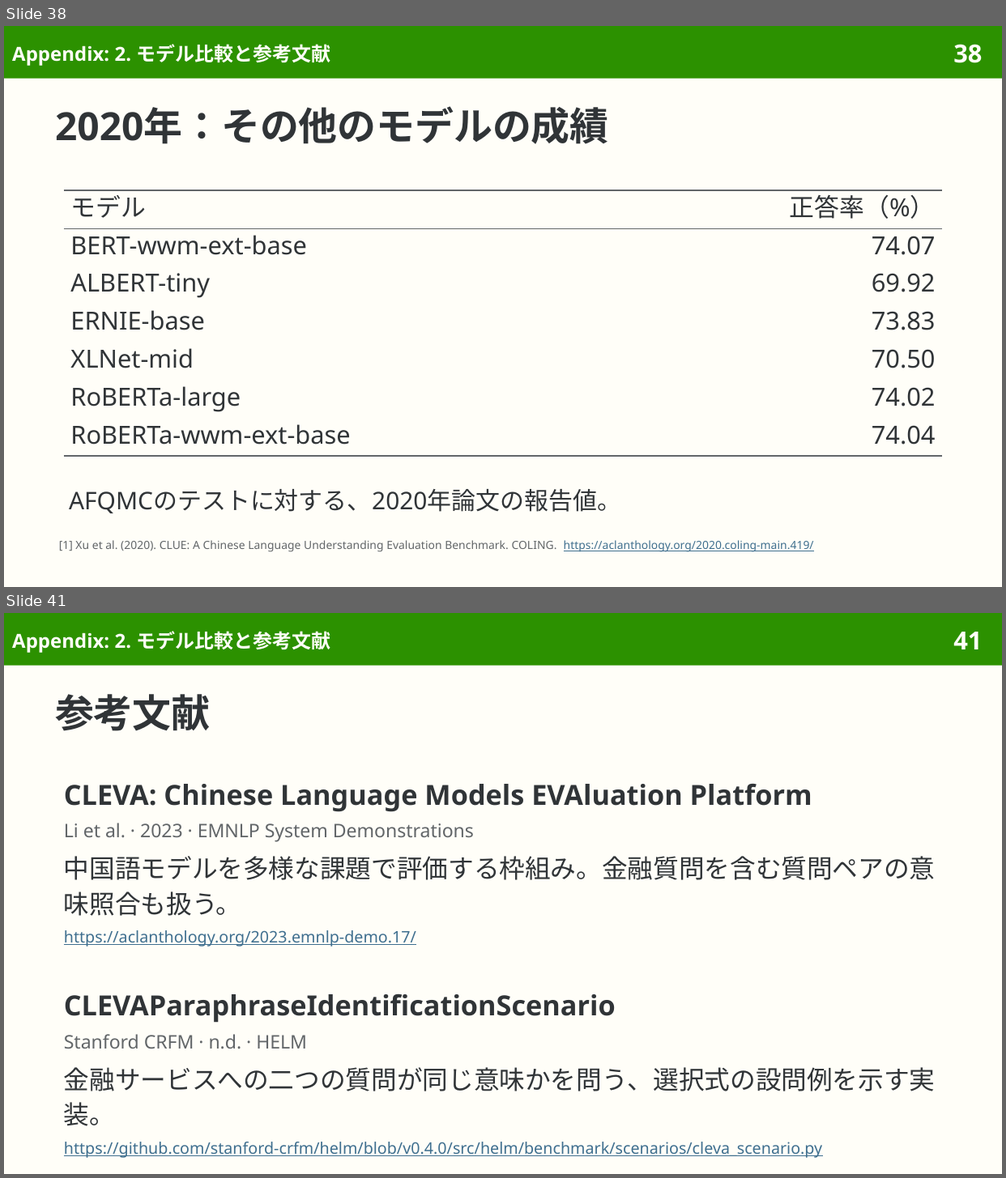
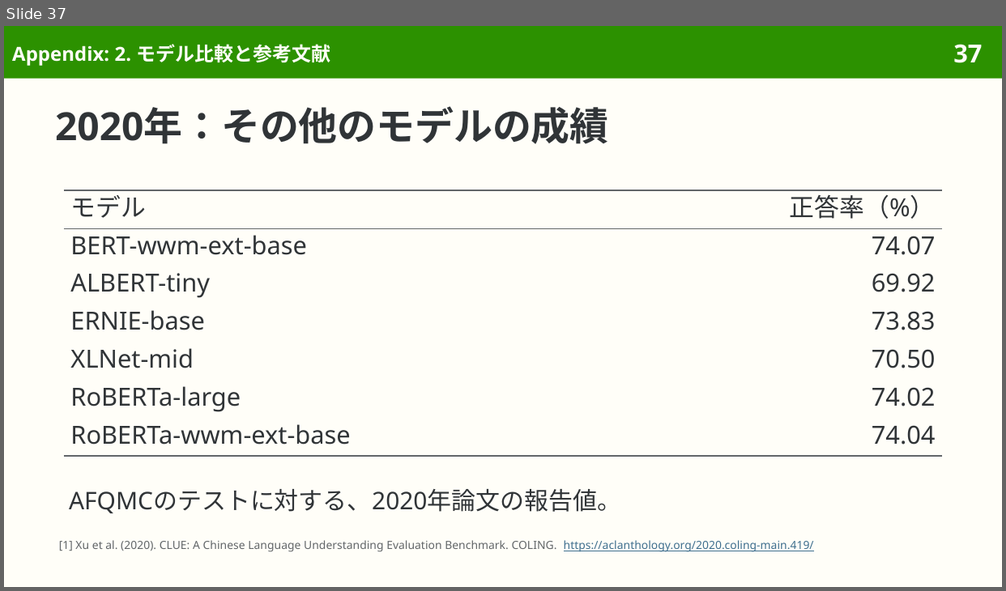
Before and after one commit to sasakiy84/datasets-in-10-minutes, a slide deck: slides/datasets-in-10-minutes-afqmc.pptx. Shown one above the other, each under a label of ours: slides 38 and 41 before the commit, slide 37 after it; the slides between them are not shown. The pictures are 1006x1178 and 1006x591 pixels, drawn with LibreOffice and Linux fonts; fonts in the diff are those of the drawing. Boxes give left, top, right and bottom in pixels: in the first picture for what was removed or moved away, otherwise in the second. Text is boxed around its words. In the diff, an @@ line names an element or a change of style, - is before the commit and + after.

Commit message:
Center AFQMC on financial question matching and original evaluation

```diff
--- a/slides/datasets-in-10-minutes-afqmc.pptx
+++ b/slides/datasets-in-10-minutes-afqmc.pptx
@@ slide 41 removed at bbox=[4, 613, 1002, 1174], background #FFFEF8; not listed: 2 template elements that a slide beside it also shows @@
@@ title removed at bbox=[12, 631, 331, 653] @@
-Appendix: 2. モデル比較と参考文献
@@ title removed at bbox=[55, 694, 210, 731] @@
-参考文献
@@ text removed at bbox=[64, 784, 936, 947] @@
-CLEVA: Chinese Language Models EVAluation Platform
-Li et al. · 2023 · EMNLP System Demonstrations
-中国語モデルを多様な課題で評価する枠組み。金融質問を含む質問ペアの意味照合も扱う。
-https://aclanthology.org/2023.emnlp-demo.17/
@@ text removed at bbox=[64, 995, 936, 1158] @@
-CLEVAParaphraseIdentificationScenario
-Stanford CRFM · n.d. · HELM
-金融サービスへの二つの質問が同じ意味かを問う、選択式の設問例を示す実装。
-https://github.com/stanford-crfm/helm/blob/v0.4.0/src/helm/benchmark/scenarios/cleva_scenario.py
@@ what was slide 38 is now slide 37 @@
@@ page number at bbox=[953, 44, 982, 63]: text changed @@
-38
+37
```
Also in this commit, not shown: 7 slides changed, 1 other slide removed, 53 other files.
